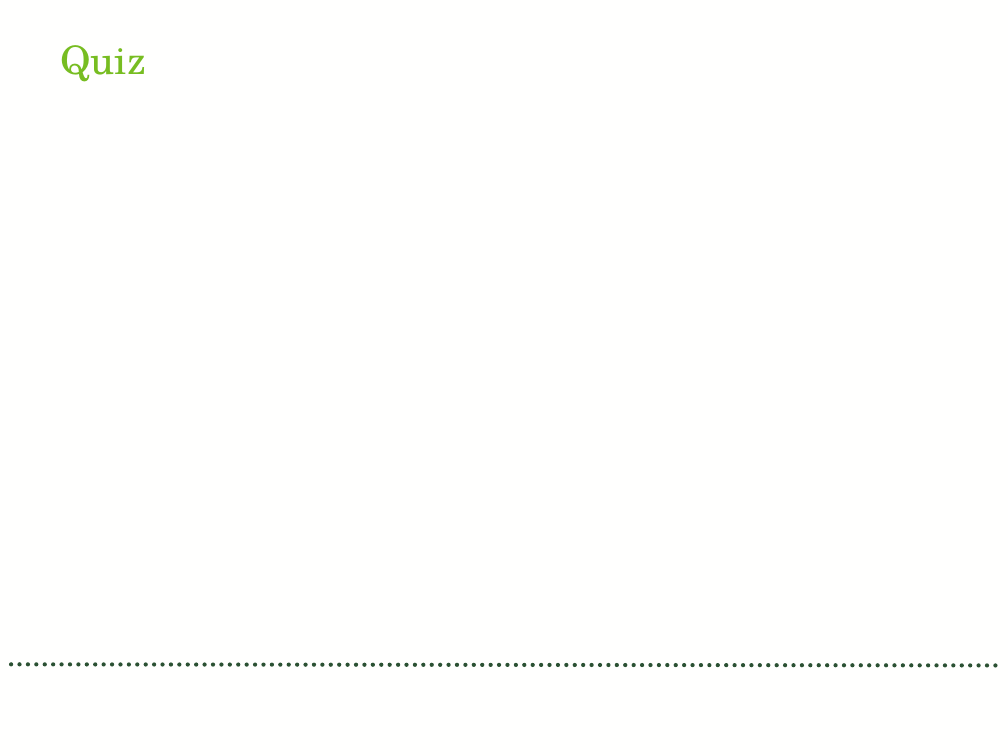
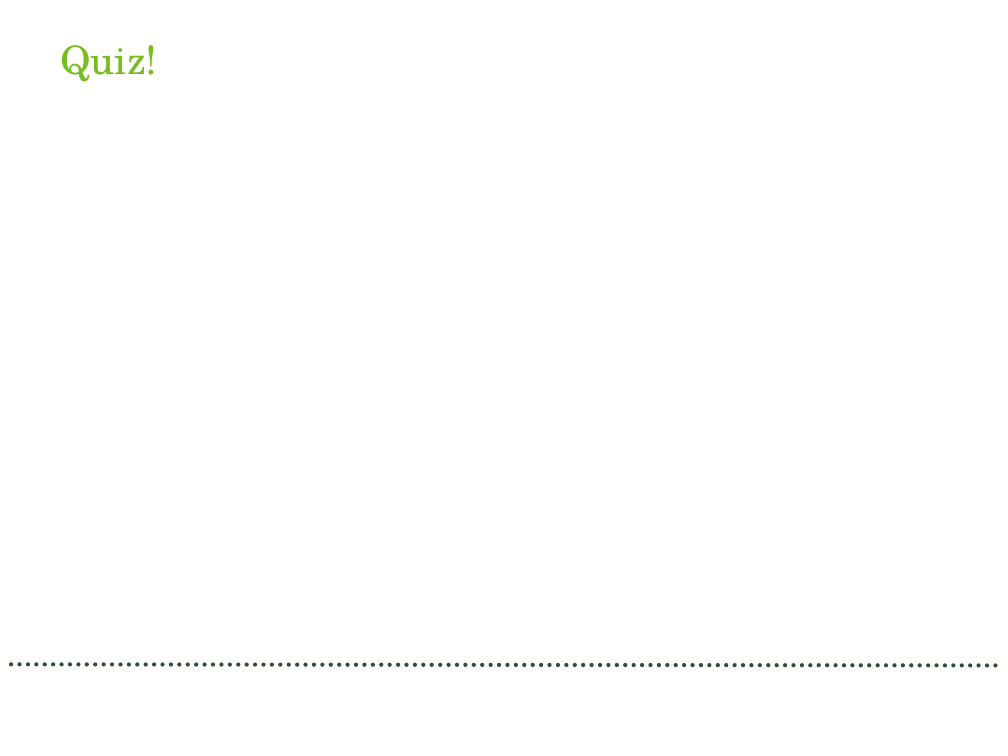
Before and after one commit to cpitcherark/lesson, a slide deck: slide 10 of lesson.pptx (slide 9 before the commit). Drawn at 1008x756 pixels with LibreOffice and Linux fonts; fonts in the diff are those of the drawing; background and template pictures are left out. Boxes give left, top, right and bottom in pixels: in the first picture for what was removed or moved away, otherwise in the second. Text is boxed around its words. In the diff, an @@ line names an element or a change of style, - is before the commit and + after.

```diff
--- a/lesson.pptx
+++ b/lesson.pptx
@@ title at bbox=[60, 45, 157, 82]: text changed @@
-Quiz
+Quiz!
```
Also in this commit, not shown: 5 slides added, 1 slide removed.
